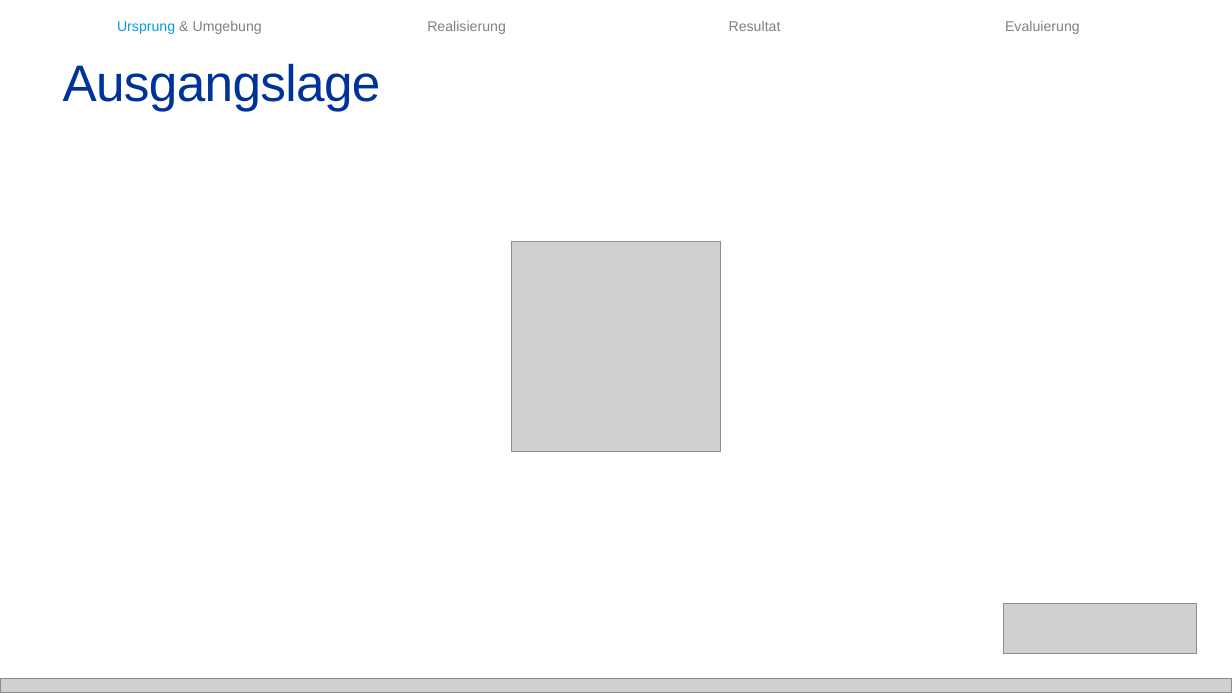
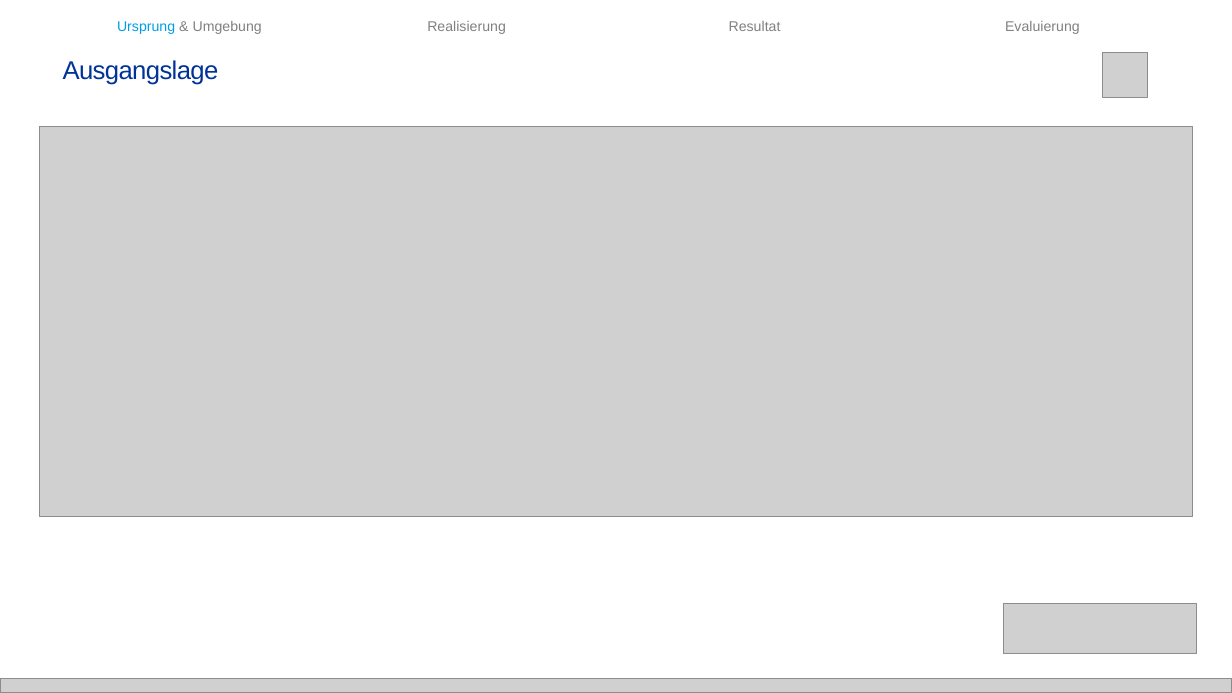
Before and after one commit to baloise/pelan, a slide deck: slide 4 of docs/IPA/Präsentation/Präsentation.pptx (slide 3 before the commit). Drawn at 1232x693 pixels with LibreOffice and Linux fonts; fonts in the diff are those of the drawing; grey boxes stand for pictures. Boxes give left, top, right and bottom in pixels: in the first picture for what was removed or moved away, otherwise in the second. Text is boxed around its words. In the diff, an @@ line names an element or a change of style, - is before the commit and + after.

```diff
--- a/docs/IPA/Präsentation/Präsentation.pptx
+++ b/docs/IPA/Präsentation/Präsentation.pptx
@@ text "Ausgangslage" at <box>63,60,219,85</box>: size 40 to 20 pt @@
@@ picture: place and size @@
-picture at <box>511,242,721,452</box>
+picture at <box>1103,53,1147,97</box>
@@ picture added at <box>40,127,1193,517</box> @@
```
Also in this commit, not shown: 1 other slide changed, 13 slides added, 13 other files.
